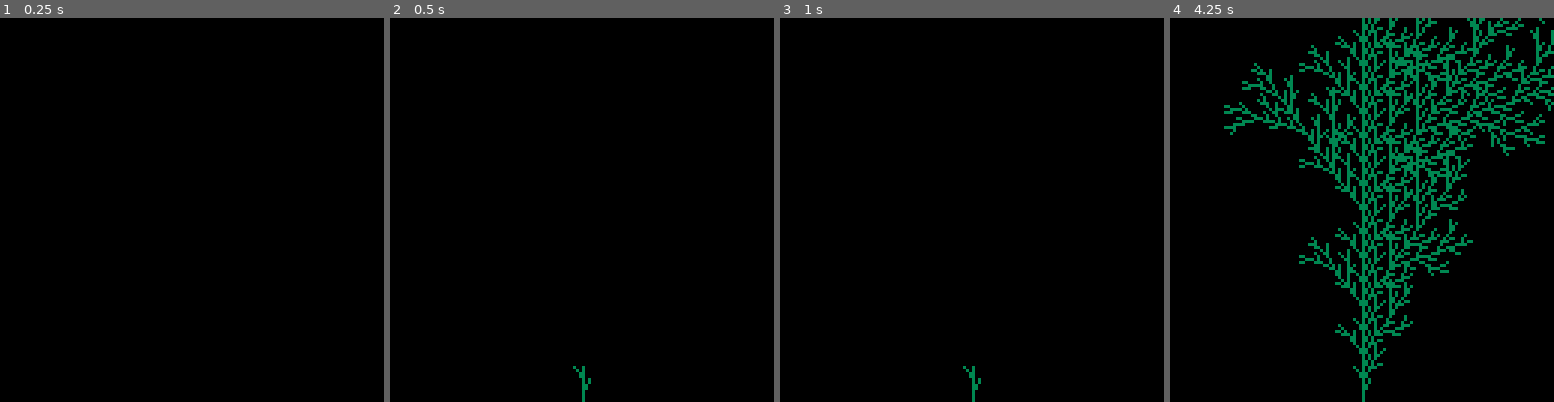
Above: before the commit, frames 1-4 (left to right).
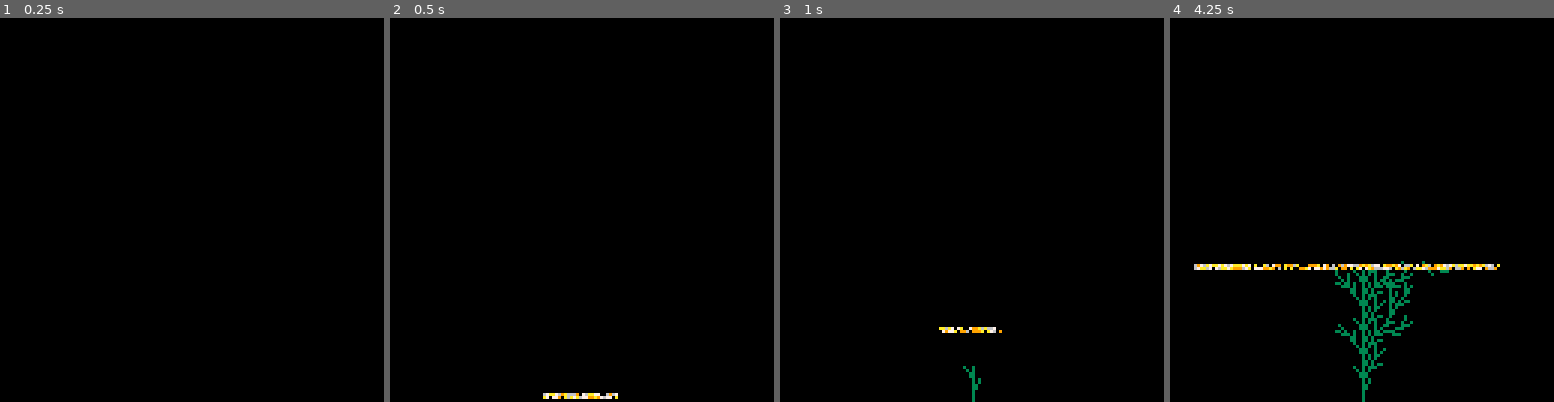
Above: after the commit, the same moments.

Repository: ehauckdo/lsystem
Game: PICO-8 cartridge lsystem.p8
Two runs of this game, one before a commit and one after it. Both use one fixed random seed, a clock stepped at 60 frames per second and the inputs below.
Inputs:
- Up to frame 1 (0.25 s): no input
- Up to frame 2 (0.5 s): tap X (X key) at 0.33 s
- Up to frame 3 (1 s): no input
- Up to frame 4 (4.25 s): tap X (X key) at 1.07, 1.85, 2.97, 4.08 s

Frame 1 is identical in both runs. In frame 2, 0.4% of the frame differs, in the area x 39-60%, y 90-100%; in frame 3, 0.2%; in frame 4, 14%, in the area x 6-100%, y 0-68%.

Commit message:
lots of visual improvements

Diff:
--- a/lsystem.p8
+++ b/lsystem.p8
@@ -2,9 +2,20 @@
 version 16
 __lua__
 resume_t = 0
+clr = 4
 cls()
 
-function _update()
+draw = {}
+drawing = {}
+wave_y = -1
+max_y = 0
+min_x = 0
+max_x = 0
+
+sparks={7,9,10,6,0}
+
+function _update60()
+ cls()
  // small delay to ensure
  // a single generation per
  // button press
@@ -14,8 +25,74 @@
  end
   if btn(❎) then
    resume_t = time() + 0.3
+   draw = {}
+   drawing = {}
   	iteration()
-  end
+  	wave_y = 127
+
+  	max_y = 127
+  	max_x = 0
+  	min_x = 127
+   for i=1,#draw,1 do
+				x,y,dx,dy = unpackl(draw[i])
+   	if draw[i][4] < max_y then
+   	 max_y = draw[i][4]
+   	end
+   	if draw[i][3] > max_x then
+   	 max_x = draw[i][3]
+   	end
+   	if draw[i][3] < min_x then
+   	 min_x = draw[i][3]
+   	end
+
+   end
+   max_y = max_y - 10
+   min_x = min_x - 10
+   max_x = max_x + 10
+  end
+
+ 	if wave_y > -1 then
+   wave_y = wave_y - 1
+  end
+
+  if wave_y < max_y then
+   if max_x-min_x <= 1 then
+    wave_y = -1
+   else
+    max_x = max_x - 1
+    min_x = min_x + 1
+   end
+  end
+end
+
+function unpackl(list)
+ x  = list[1]
+ y  = list[2]
+ dx = list[3]
+ dy = list[4]
+ return x,y,dx,dy
+end
+
+function _draw()
+
+	for i=1,#draw,1 do
+ 	if draw[i][4] > wave_y then
+ 	 x,y,dx,dy = unpackl(draw[i])
+ 	 line(x,y,dx,dy,3)
+ 	end
+ end
+
+ //rectfill(0,max_y,128,wave_y, 0)
+ //line(min_x,wave_y,max_x,wave_y,7)
+ //line(min_x,wave_y+1,max_x,wave_y+1,10)
+
+ for x=min_x,max_x,1 do
+  rn1 = flr(rnd(5)) + 1
+  rn2 = flr(rnd(5)) + 1
+  pset(x,wave_y, sparks[rn1])
+  pset(x,wave_y-1, sparks[rn2])
+ end
+
 end
 
 
@@ -23,14 +100,31 @@
 
 
 -->8
-rules = {f="f[-f]f[+f][f]"}
+finished = false
+
+//plant 1
+rules = {f="f[f+f][-f]f[+f][f]"}
+
 string = "f"
-stack = {}
+
+//plant 2
+//rules = {f="f[+f]f[-f]f"}
+
+//plant 3
+//rules = {x="f[+x][-x]fx", f="ff"}
+//string = "x"
+
+//plant 4
+//rules = {x="f[+x]f[-x]x", f="ff"}
+//string = "x"
 
 // expand the current string
 // once and print the result
+d = 4
+
 function iteration()
  cls()
+ stack = {}
 
  x = 64
 	y = 128
@@ -39,7 +133,6 @@
 
  ang = 0.25
  ang_d = 0
- d = 4
 
  expand()
  run_string()
@@ -55,7 +148,9 @@
  	symbol = sub(string,i,i)
  	run_symbol(symbol)
  end
-end
+ drawing = reverse(drawing)
+end
+
 
 // execute a symbol
 // only the f symbol will
@@ -64,9 +159,24 @@
  if s == "f" then
   d_x = d * cos(ang+ang_d)
  	d_y = d * sin(ang+ang_d)
-  line(x, y, x+d_x, y+d_y, 3)
+  //line(x, y, x+d_x, y+d_y, clr)
+  add(draw,{x,y,x+d_x, y+d_y,3})
+  //d_x = d_x - x
+  //d_y = d_y - y
+  //add(drawing,{x,y,x,y,4,d_x,d_y,0})
   x = x + d_x
  	y = y + d_y
+
+ elseif s == "k" then
+  d_x = d * cos(ang+ang_d)
+ 	d_y = d * sin(ang+ang_d)
+  //d_x = d_x - x
+  //d_y = d_y - y
+  line(x, y, x+d_x, y+d_y, 0)
+  //add(drawing,{x,y,x,y,3,d_x,d_y,1})
+  x = x + d_x
+ 	y = y + d_y
+
  elseif s == "+" then
   ang_d = ang_d + 0.10
  	d_x = d * cos(ang+ang_d)
@@ -101,3 +211,22 @@
  end
  string = new_str
 end
+
+
+-->8
+// returns a reversed
+// sequence
+function reverse(seq1)
+ seq2 = {}
+ for i=#seq1, 1,-1 do
+ 	add(seq2, seq1[i])
+	end
+	return seq2
+end
+
+-- unpack table into spread values
+function unpack(y, i)
+  i = i or 1
+  local g = y[i]
+  if (g) return g, unpack(y, i + 1)
+end
